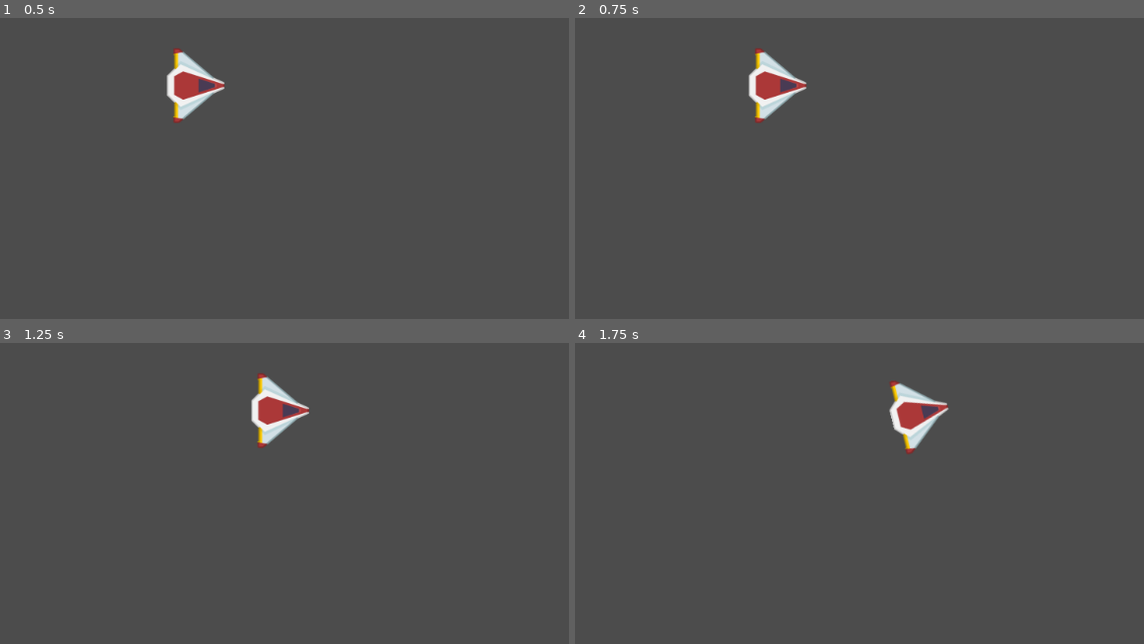
Above: before the commit, frames 1-4 (two rows, left to right).
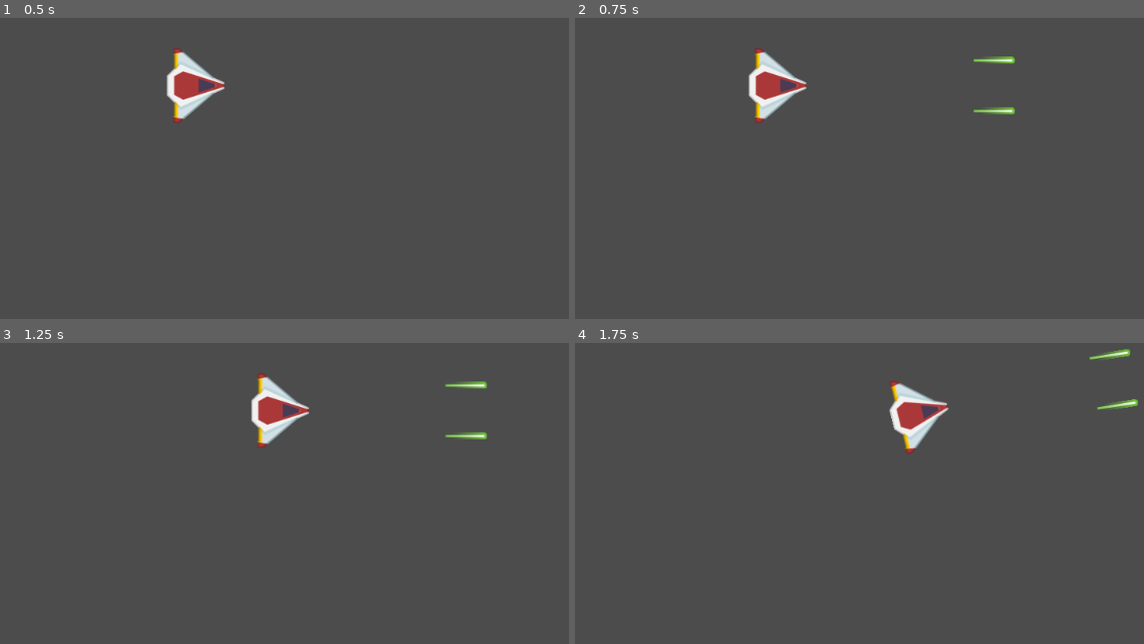
Above: after the commit, the same moments.

Repository: Horybando/Asteroides
Game: Godot game, scene res://Juego/Niveles/NivelTest.tscn
Two runs of this game, one before a commit and one after it. Both use one fixed random seed, a clock stepped at 60 frames per second and the inputs below.
Inputs:
- Up to frame 1 (0.5 s): no input
- Up to frame 2 (0.75 s): tap Enter at 0.5 s; hold W (mover_adelante) from 0.53 s (still down); hold Space (disparo_principal, bound only after the commit) from 0.53 s (still down)
- Up to frame 3 (1.25 s): keep holding W (mover_adelante); keep holding Space (disparo_principal, bound only after the commit)
- Up to frame 4 (1.75 s): release W (mover_adelante) at 1.28 s; release Space (disparo_principal, bound only after the commit) at 1.28 s; hold S (mover_atras) from 1.28 s (still down); tap A (rotar_antihorario) at 1.35 s; tap Space (disparo_principal, bound only after the commit) at 1.55 s

Frame 1 is identical in both runs. In frame 2, 0.3% of the frame differs, in the area x 70-78%, y 12-33%; in frame 3, 0.3%; in frame 4, 0.3%, in the area x 90-99%, y 1-23%.

Commit message:
Disparos
Se conectaron los disparos con la escena principal

Diff:
--- /dev/null
+++ b/Juego/Autoloads/Eventos.gd
@@ -0,0 +1,3 @@
+extends Node
+
+signal disparo(proyectil)
--- a/Juego/Naves/Player/Player.gd
+++ b/Juego/Naves/Player/Player.gd
@@ -9,6 +9,9 @@
 ## Atributos
 var empuje:Vector2 = Vector2.ZERO
 var dir_rotacion:int = 0
+
+## Atributos onready
+onready var canion:Canion = $Canion
 
 ## Metodos
 # warning-ignore:unused_argument
@@ -33,3 +36,9 @@
 		dir_rotacion -= 1
 	elif Input.is_action_pressed("rotar_horario"):
 		dir_rotacion += 1
+
+	if Input.is_action_pressed("disparo_principal"):
+		canion.set_esta_disparando(true)
+
+	if Input.is_action_just_released("disparo_principal"):
+		canion.set_esta_disparando(false)
--- a/Juego/Naves/Player/Player.tscn
+++ b/Juego/Naves/Player/Player.tscn
@@ -1,8 +1,9 @@
-[gd_scene load_steps=5 format=2]
+[gd_scene load_steps=6 format=2]
 
 [ext_resource path="res://Juego/Naves/Player/player_red.png" type="Texture" id=1]
 [ext_resource path="res://Juego/Naves/Player/Player.gd" type="Script" id=2]
 [ext_resource path="res://Juego/Naves/Player/new_physicsmaterial.tres" type="PhysicsMaterial" id=3]
+[ext_resource path="res://Juego/Proyectiles/Canion.tscn" type="PackedScene" id=4]
 
 [sub_resource type="CircleShape2D" id=1]
 radius = 34.2442
@@ -19,3 +20,13 @@
 
 [node name="CollisionShape2D" type="CollisionShape2D" parent="."]
 shape = SubResource( 1 )
+
+[node name="Canion" parent="." instance=ExtResource( 4 )]
+
+[node name="PuntoIzquierdo" parent="Canion" index="0"]
+position = Vector2( -3, -33 )
+
+[node name="PuntoDerecho" parent="Canion" index="1"]
+position = Vector2( -3, 33 )
+
+[editable path="Canion"]
--- /dev/null
+++ b/Juego/Niveles/Nivel.gd
@@ -0,0 +1,7 @@
+extends Node2D
+
+func _ready() -> void:
+	Eventos.connect("disparo", self, "_on_disparo")
+
+func _on_disparo(proyectil:Proyectil) -> void:
+	add_child(proyectil)
--- a/Juego/Niveles/NivelTest.tscn
+++ b/Juego/Niveles/NivelTest.tscn
@@ -1,11 +1,13 @@
-[gd_scene load_steps=3 format=2]
+[gd_scene load_steps=4 format=2]
 
 [ext_resource path="res://Juego/Naves/Player/Player.tscn" type="PackedScene" id=1]
+[ext_resource path="res://Juego/Niveles/Nivel.gd" type="Script" id=3]
 
 [sub_resource type="PhysicsMaterial" id=1]
 bounce = 10.0
 
 [node name="NivelTest" type="Node2D"]
+script = ExtResource( 3 )
 
 [node name="Navecita" parent="." instance=ExtResource( 1 )]
 position = Vector2( 487.72, 295.996 )
--- /dev/null
+++ b/Juego/Proyectiles/Canion.gd
@@ -0,0 +1,57 @@
+#Canion.gd
+class_name Canion
+extends Node2D
+
+## Atributos export
+export var proyectil:PackedScene = null
+export var cadencia_disparo:float = 0.8
+export var velocidad_proyectil:int = 100
+export var danio_proyectil:int = 1
+
+## Atributos onready
+onready var timer_enfriamiento:Timer = $TimerEnfriamiento
+onready var disparo_sfx:AudioStreamPlayer2D = $DisparosSFX
+onready var esta_enfriando:bool = true
+onready var esta_disparando:bool = false setget set_esta_disparando
+
+## Atributos
+var puntos_disparo:Array = []
+
+## Setters y Getters
+func set_esta_disparando(disparando:bool) -> void:
+	esta_disparando = disparando
+
+## Metodos
+func _ready() -> void:
+	almacenar_puntos_disparo()
+	timer_enfriamiento.wait_time = cadencia_disparo
+
+func _process(_delta:float) -> void:
+	if esta_disparando and esta_enfriando:
+		disparar()
+
+func disparar() -> void:
+	esta_enfriando = false
+	disparo_sfx.play()
+	timer_enfriamiento.start()
+	for punto_disparo in puntos_disparo:
+		var new_proyectil:Proyectil = proyectil.instance()
+		new_proyectil.crear(
+			punto_disparo.global_position,
+			get_owner().rotation,
+			velocidad_proyectil,
+			danio_proyectil
+		)
+		Eventos.emit_signal("disparo", new_proyectil)
+
+## Metodos custom
+func almacenar_puntos_disparo() -> void:
+	for nodo in get_children():
+		if nodo is Position2D:
+			puntos_disparo.append(nodo)
+
+
+
+
+func _on_TimerEnfriamiento_timeout() -> void:
+	esta_enfriando = true
--- /dev/null
+++ b/Juego/Proyectiles/Canion.tscn
@@ -0,0 +1,22 @@
+[gd_scene load_steps=3 format=2]
+
+[ext_resource path="res://Juego/Proyectiles/Canion.gd" type="Script" id=1]
+[ext_resource path="res://Juego/Proyectiles/Proyectil.tscn" type="PackedScene" id=2]
+
+[node name="Canion" type="Node2D"]
+script = ExtResource( 1 )
+proyectil = ExtResource( 2 )
+cadencia_disparo = 0.25
+velocidad_proyectil = 1600
+
+[node name="PuntoIzquierdo" type="Position2D" parent="."]
+position = Vector2( 0.25, -2.1875 )
+
+[node name="PuntoDerecho" type="Position2D" parent="."]
+position = Vector2( 0.25, 3.25 )
+
+[node name="DisparosSFX" type="AudioStreamPlayer2D" parent="."]
+
+[node name="TimerEnfriamiento" type="Timer" parent="."]
+
+[connection signal="timeout" from="TimerEnfriamiento" to="." method="_on_TimerEnfriamiento_timeout"]
--- /dev/null
+++ b/Juego/Proyectiles/Proyectil.gd
@@ -0,0 +1,21 @@
+#Proyectil.gd
+class_name Proyectil
+extends Area2D
+
+## Atributos
+var velocidad:Vector2 = Vector2.ZERO
+var danio:float
+
+## Metodos
+func crear(pos: Vector2, dir: float, vel: float, danio_p: int) -> void:
+	position = pos
+	rotation = dir
+	velocidad = Vector2(vel, 0).rotated(dir)
+	danio = danio_p
+
+func _physics_process(delta: float) -> void:
+	position += velocidad * delta
+
+
+func _on_VisibilityNotifier2D_screen_exited() -> void:
+	queue_free()
--- /dev/null
+++ b/Juego/Proyectiles/Proyectil.tscn
@@ -0,0 +1,24 @@
+[gd_scene load_steps=4 format=2]
+
+[ext_resource path="res://Juego/Proyectiles/laserPrincipal.png" type="Texture" id=1]
+[ext_resource path="res://Juego/Proyectiles/Proyectil.gd" type="Script" id=2]
+
+[sub_resource type="CapsuleShape2D" id=1]
+radius = 4.75
+height = 45.5
+
+[node name="Proyectil" type="Area2D"]
+script = ExtResource( 2 )
+
+[node name="Sprite" type="Sprite" parent="."]
+rotation = 1.5708
+texture = ExtResource( 1 )
+
+[node name="CollisionShape2D" type="CollisionShape2D" parent="."]
+rotation = 1.5708
+shape = SubResource( 1 )
+
+[node name="VisibilityNotifier2D" type="VisibilityNotifier2D" parent="."]
+scale = Vector2( 1, 0.525 )
+
+[connection signal="screen_exited" from="VisibilityNotifier2D" to="." method="_on_VisibilityNotifier2D_screen_exited"]
--- a/project.godot
+++ b/project.godot
@@ -9,13 +9,25 @@
 config_version=4
 
 _global_script_classes=[ {
+"base": "Node2D",
+"class": "Canion",
+"language": "GDScript",
+"path": "res://Juego/Proyectiles/Canion.gd"
+}, {
 "base": "RigidBody2D",
 "class": "Player",
 "language": "GDScript",
 "path": "res://Juego/Naves/Player/Player.gd"
+}, {
+"base": "Area2D",
+"class": "Proyectil",
+"language": "GDScript",
+"path": "res://Juego/Proyectiles/Proyectil.gd"
 } ]
 _global_script_class_icons={
-"Player": ""
+"Canion": "",
+"Player": "",
+"Proyectil": ""
 }
 
 [application]
@@ -23,6 +35,10 @@
 config/name="Asteroides"
 run/main_scene="res://Juego/Niveles/NivelTest.tscn"
 config/icon="res://icon.png"
+
+[autoload]
+
+Eventos="*res://Juego/Autoloads/Eventos.gd"
 
 [input]
 
@@ -50,6 +66,11 @@
 , Object(InputEventKey,"resource_local_to_scene":false,"resource_name":"","device":0,"alt":false,"shift":false,"control":false,"meta":false,"command":false,"pressed":false,"scancode":16777231,"unicode":0,"echo":false,"script":null)
  ]
 }
+disparo_principal={
+"deadzone": 0.5,
+"events": [ Object(InputEventKey,"resource_local_to_scene":false,"resource_name":"","device":0,"alt":false,"shift":false,"control":false,"meta":false,"command":false,"pressed":false,"scancode":32,"unicode":0,"echo":false,"script":null)
+ ]
+}
 
 [physics]
 
Binary file added: Juego/Proyectiles/laserPrincipal.png
Not shown, added: Juego/Proyectiles/laserPrincipal.png.import
